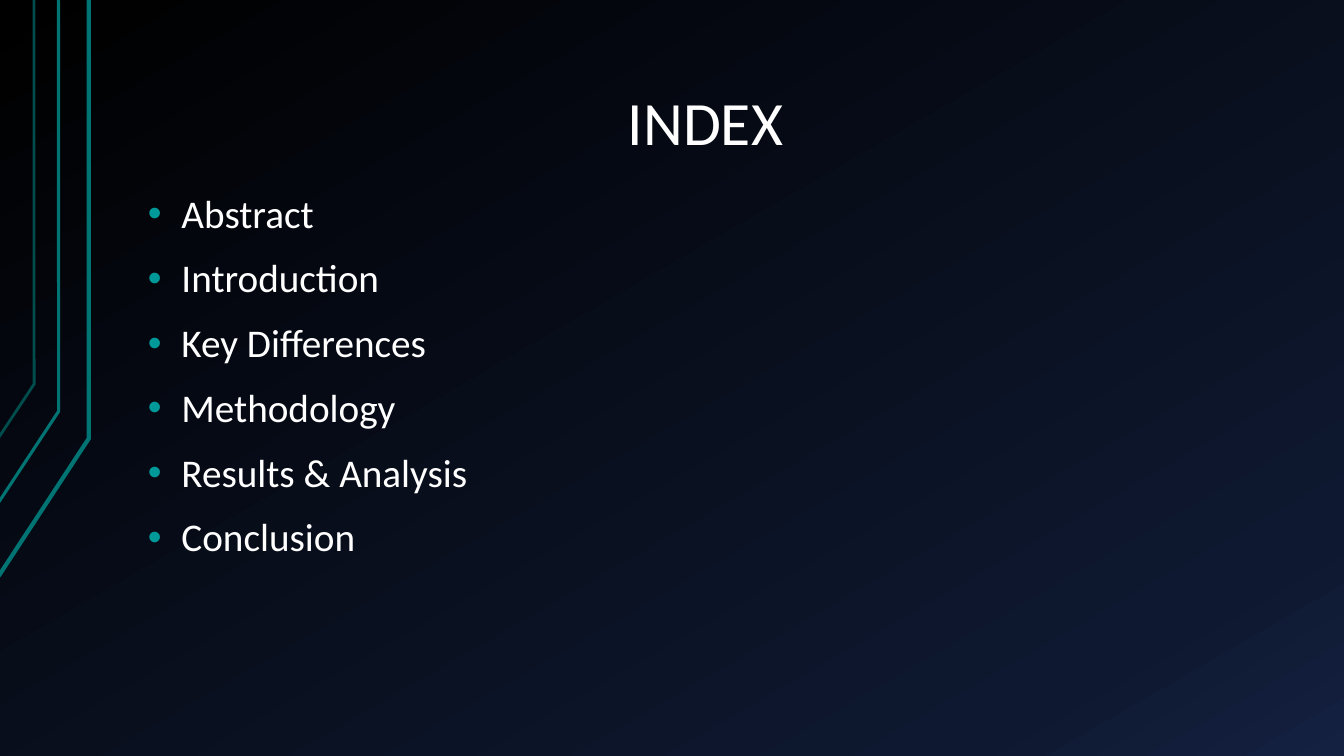
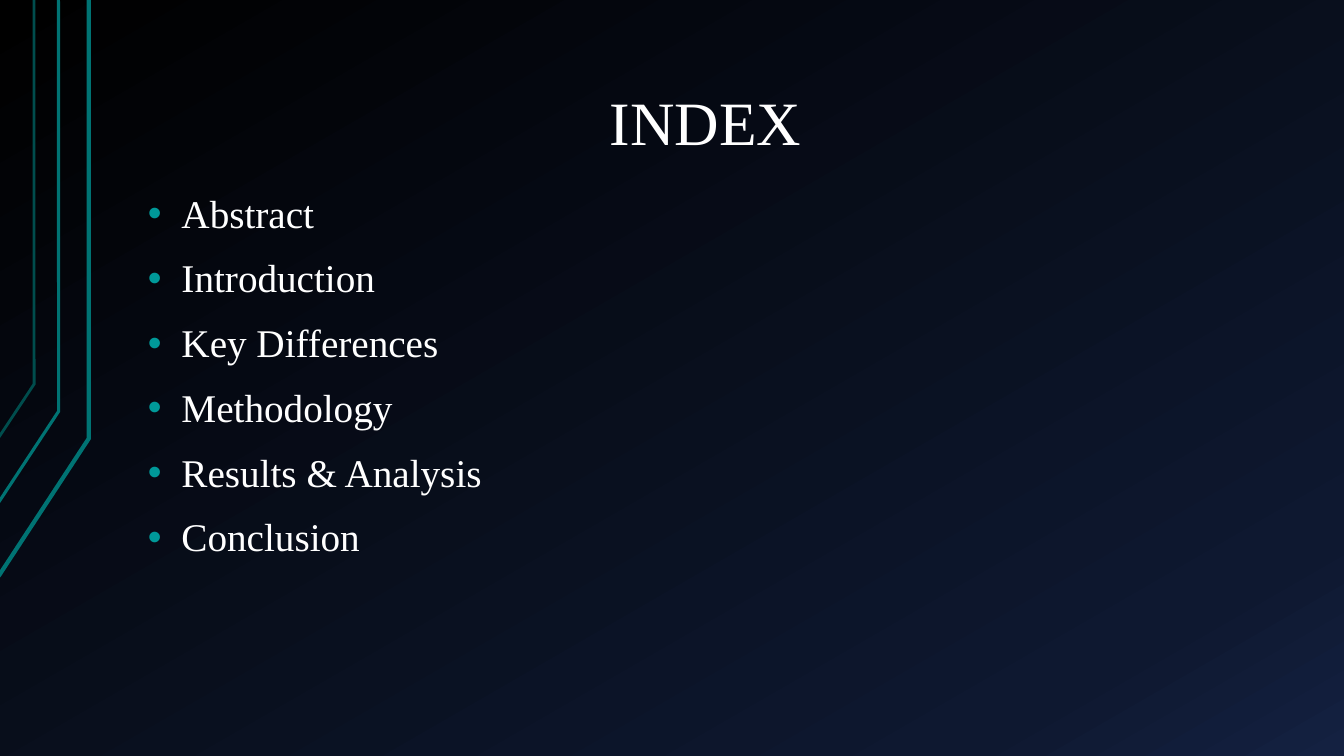
Before and after one commit to ShreyashBhardwaj/AnalysisoUseCases, a slide deck: slide 2 of Analysis of Use Cases.pptx. Drawn at 1344x756 pixels with LibreOffice and Linux fonts; fonts in the diff are those of the drawing. Boxes give left, top, right and bottom in pixels: in the first picture for what was removed or moved away, otherwise in the second. Text is boxed around its words. In the diff, an @@ line names an element or a change of style, - is before the commit and + after.

```diff
--- a/Analysis of Use Cases.pptx
+++ b/Analysis of Use Cases.pptx
@@ title "INDEX" at (610,104,802,145): font Calibri to Times New Roman @@
@@ text "Abstract" at (181,200,482,552): font Calibri to Times New Roman @@
```
Also in this commit, not shown: 6 other slides changed, 9 slides added, 2 slides removed.
